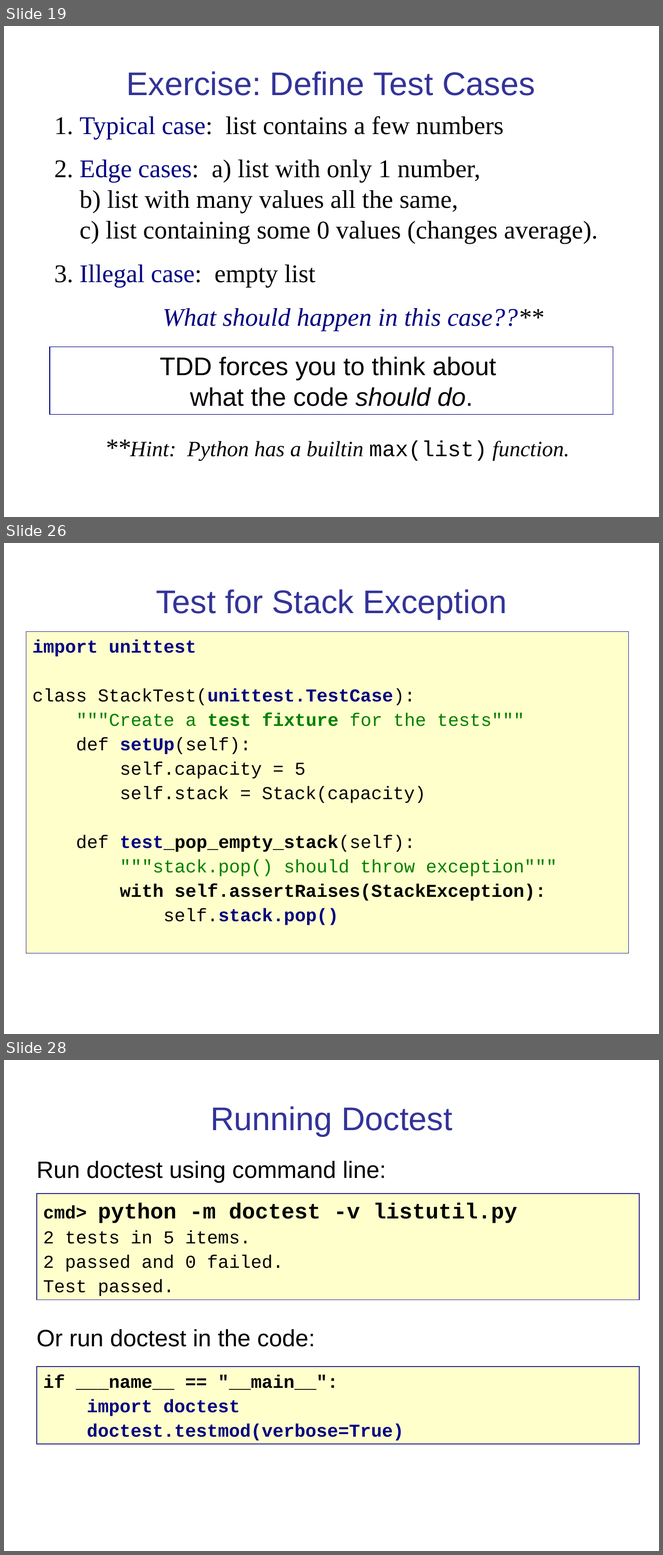
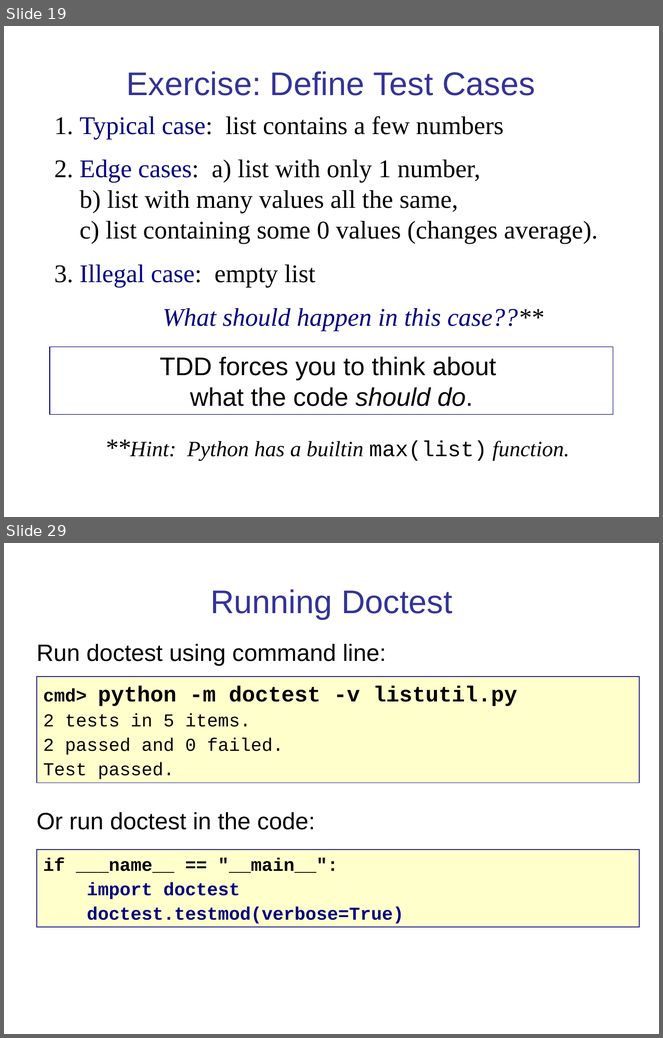
Before and after one commit to cpske/ISP, a slide deck: testing/PythonUnitTesting.ppt. Shown one above the other, each under a label of ours: slides 19, 26 and 28 before the commit, slides 19 and 29 after it; the slides between them are not shown. The pictures are 663x1555 and 663x1038 pixels, drawn with LibreOffice and Linux fonts; fonts in the diff are those of the drawing. Boxes give left, top, right and bottom in pixels: in the first picture for what was removed or moved away, otherwise in the second. Text is boxed around its words. In the diff, an @@ line names an element or a change of style, - is before the commit and + after.

Commit message:
minor improvement in unittest slides

```diff
--- a/testing/PythonUnitTesting.ppt
+++ b/testing/PythonUnitTesting.ppt
@@ slide 26 removed at [4,543,659,1034], background #FFFFFF @@
@@ title removed at [156,589,507,619] @@
-Test for Stack Exception
@@ rectangle removed at [26,631,629,953] @@
-import unittest
-class StackTest(unittest.TestCase):
-"""Create a test fixture for the tests"""
-def setUp(self):
-self.capacity = 5
-self.stack = Stack(capacity)
-def test_pop_empty_stack(self):
-"""stack.pop() should throw exception"""
-with self.assertRaises(StackException):
-self.stack.pop()
@@ what was slide 28 is now slide 29 @@
```
Also in this commit, not shown: 9 slides changed, 2 slides added, 1 other file.
